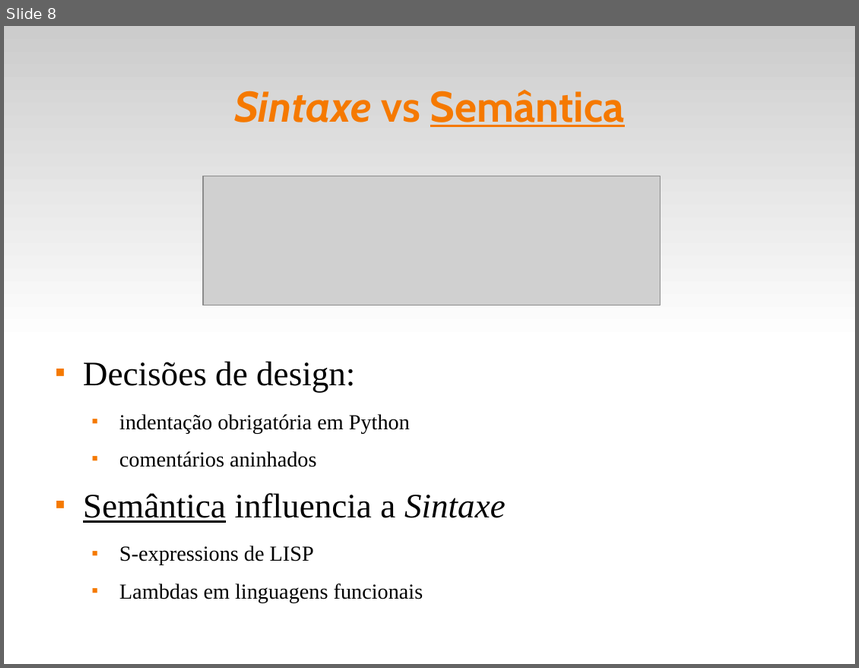
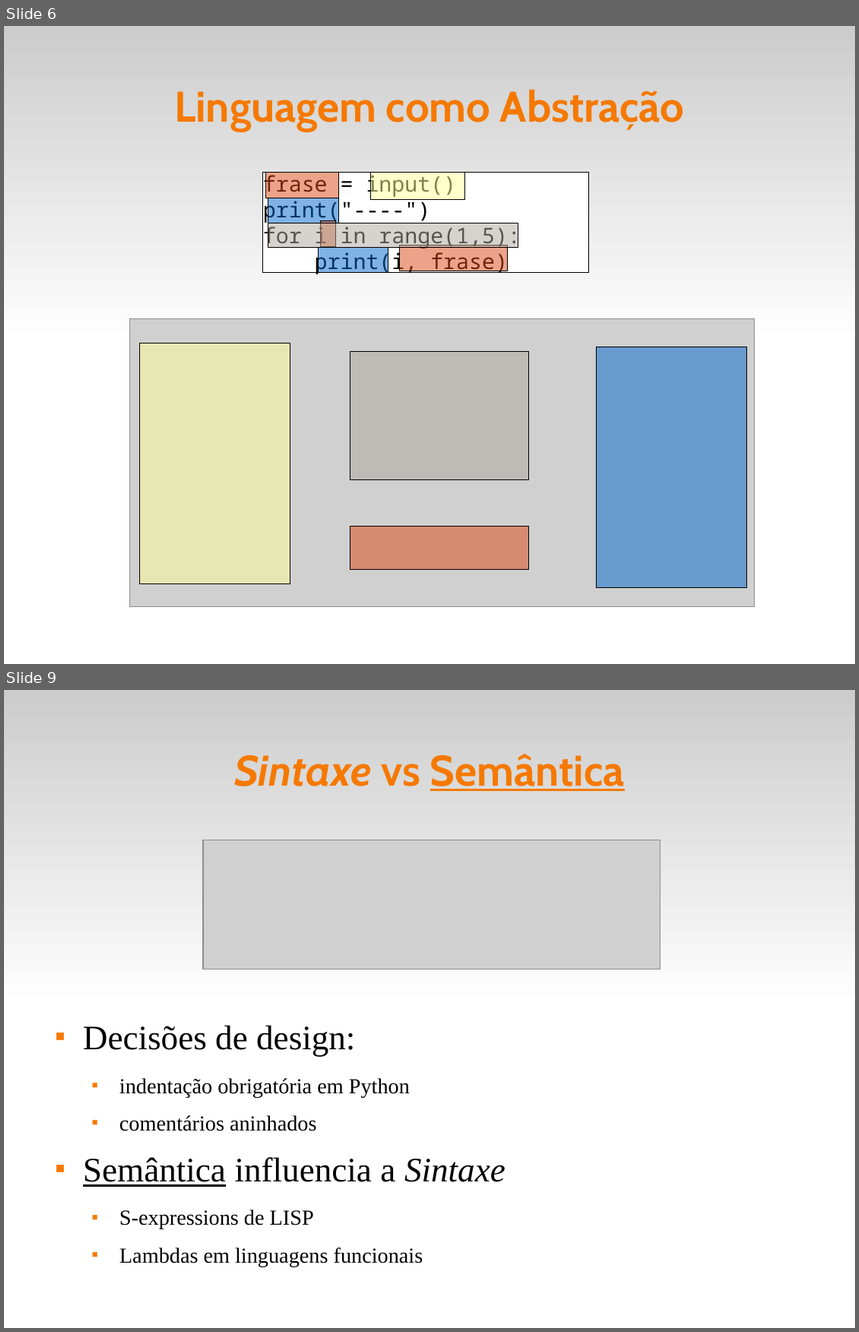
Before and after one commit to fsantanna-uerj/EDL, a slide deck: edl.odp. Shown one above the other, each under a label of ours: slide 8 before the commit, slides 6 and 9 after it; the slides between them are not shown. The pictures are 859x668 and 859x1332 pixels, drawn with LibreOffice and Linux fonts; fonts in the diff are those of the drawing; grey boxes stand for pictures. Boxes give left, top, right and bottom in pixels: in the first picture for what was removed or moved away, otherwise in the second. Text is boxed around its words. In the diff, an @@ line names an element or a change of style, - is before the commit and + after.

```diff
--- a/edl.odp
+++ b/edl.odp
@@ slide 6 added at [4, 26, 855, 664], background #FFFFFF; not listed: 1 template element that a slide beside it also shows @@
@@ title added at [174, 89, 685, 132], 40 pt, text #F57900, bold @@
+Linguagem como Abstração
@@ rectangle added at [263, 173, 589, 272], fill #FFFFFF, outline #000000 0 pt, 20 pt, text #000000 @@
+frase = input()
+print("----")
+for i in range(1,5):
+print(i, frase)
@@ rectangle added at [267, 173, 340, 199], fill #DD4814 at 50% opacity, outline #000000 0 pt @@
@@ rectangle added at [371, 173, 466, 201], fill #FFFF99 at 50% opacity, outline #000000 0 pt @@
@@ rectangle added at [269, 199, 339, 223], fill #0066CC at 50% opacity, outline #000000 0 pt @@
@@ rectangle added at [269, 224, 519, 248], fill #AEA79F at 50% opacity, outline #000000 0 pt @@
@@ rectangle added at [321, 221, 336, 248], fill #DD4814 at 50% opacity, outline #000000 0 pt @@
@@ rectangle added at [319, 248, 389, 272], fill #0066CC at 50% opacity, outline #000000 0 pt @@
@@ rectangle added at [399, 246, 508, 271], fill #DD4814 at 50% opacity, outline #000000 0 pt @@
@@ picture added at [130, 319, 755, 607] @@
@@ rectangle added at [140, 344, 291, 585], fill #FFFF99 at 50% opacity, outline #000000 0 pt @@
@@ rectangle added at [351, 351, 529, 480], fill #AEA79F at 50% opacity, outline #000000 0 pt @@
@@ rectangle added at [597, 347, 747, 588], fill #0066CC at 50% opacity, outline #000000 0 pt @@
@@ rectangle added at [351, 527, 529, 569], fill #DD4814 at 50% opacity, outline #000000 0 pt @@
@@ what was slide 8 is now slide 9 @@
```
Also in this commit, not shown: 6 slides changed.
